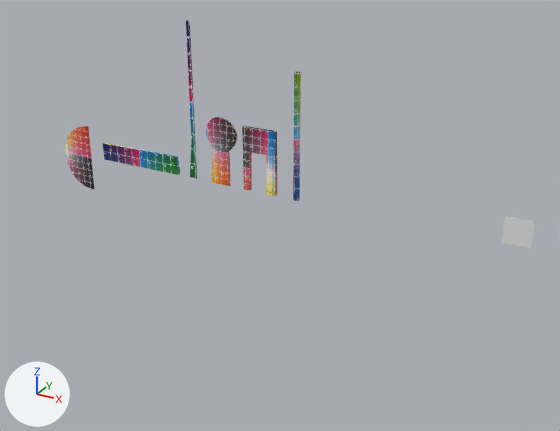
An edit to the glTF model public/3d/plstmichel.glb, drawn before and after from the same camera.
One viewpoint serves both versions: a camera (50 mm lens) standing at (9.6, -49.5, 23.1) and looking at (-18.6, 1.7, -2.5). The axes (+X, +Y, +Z) are drawn at lower left. The lights are the same throughout.

Names of what the first picture shows: 'halfcircle', 'paal', 'paal2', 'plane', 'poortje', 'rechthoek', 'sleutelgat'.
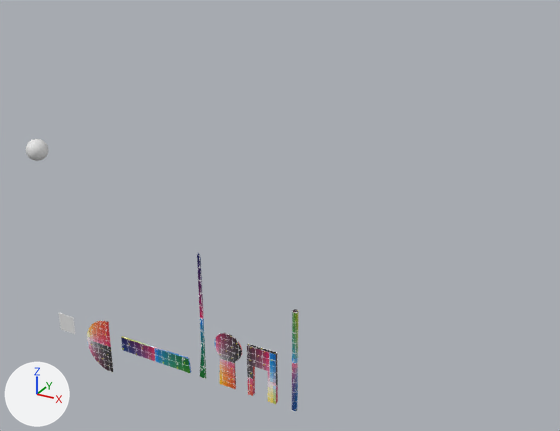
What the commit changed:
Mesh me_sphere is new.
It is a UV sphere (32 segments, 16 rings, poles along z) spanning x -1.0..1.0, y -1.0..1.0, z -1.0..1.0.
Object 'paal' (ob_paal) moves from (-16.2, 0.0, 0.0) to (-16.2, 0.0, -19.93).
Object 'poortje' (ob_poortje) moves from (-19.52, 0.0, 0.04) to (-19.52, 0.0, -19.89).
Object 'sleutelgat' (ob_sleutelgat) moves from (-23.08, 0.0, 0.0) to (-23.08, 0.0, -19.93).
Object 'paal2' (ob_paal2) moves from (-25.76, 0.0, 0.0) to (-25.76, 0.0, -19.93).
Object 'rechthoek' (ob_rechthoek) moves from (-31.46, -0.01, 0.05) to (-31.46, -0.01, -19.89).
Object 'halfcircle' (ob_halfcircle) moves from (-36.95, 0.0, 0.0) to (-36.95, 0.0, -19.93).
Object 'plane' (ob_plane) moves from (0.68, 0.0, 0.0) to (-42.55, 0.0, -19.93).
Object 'sphere' (ob_sphere) is new; it shows me_sphere.
Its location is (-42.58, -0.89, 0.04).

Changed parts and their boxes (x1, y1, x2, y2) in the pictures (560 x 431 px):
'poortje', moved
    before: (242, 126, 277, 196)
    after: (247, 344, 278, 404)
'sleutelgat', moved
    before: (206, 116, 237, 186)
    after: (215, 333, 242, 389)
'rechthoek', moved
    before: (103, 143, 181, 175)
    after: (121, 336, 191, 373)
'halfcircle', moved
    before: (65, 126, 94, 190)
    after: (87, 321, 113, 373)
'paal', moved
    before: (293, 72, 301, 201)
    after: (292, 309, 299, 411)
'paal2', moved
    before: (186, 19, 197, 179)
    after: (197, 253, 206, 379)
'plane', moved
    before: (502, 216, 535, 249)
    after: (59, 313, 75, 334)
'sphere', added
    after: (26, 139, 48, 161)
